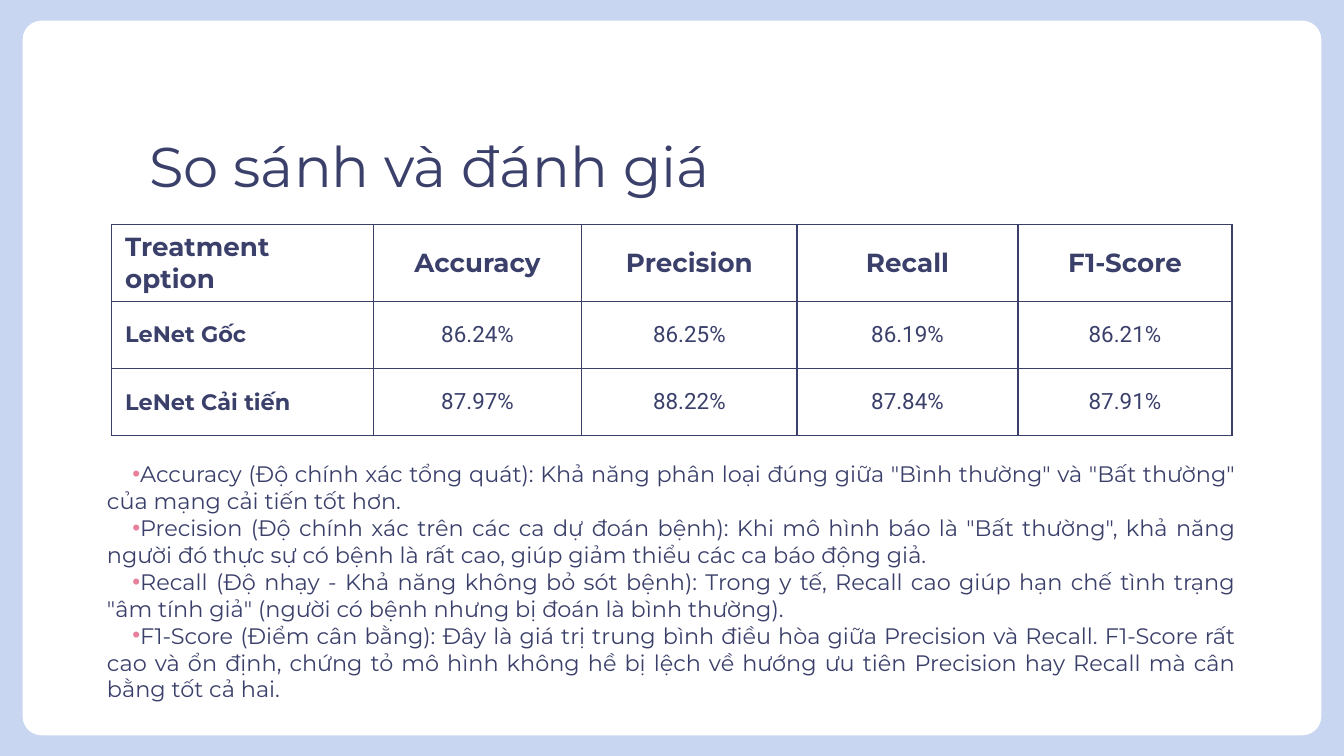
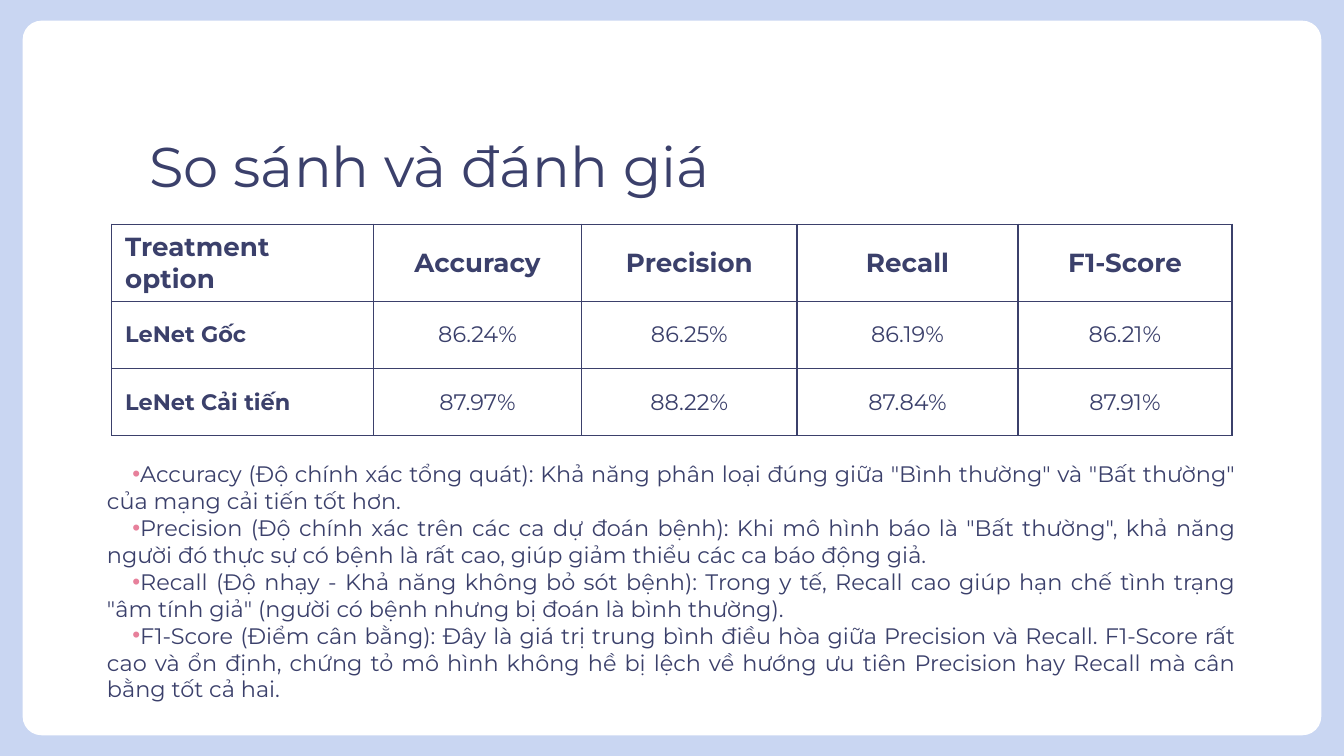
Before and after one commit to truongtonguyen/cn-da22ttb-truongnguyentonguyen-anhykhoabatthuong-lenetcaitien, a slide deck: slide 8 of thesis/abs/BaoCao_110122127.pptx. Drawn at 1344x756 pixels with LibreOffice and Linux fonts; fonts in the diff are those of the drawing. Boxes give left, top, right and bottom in pixels: in the first picture for what was removed or moved away, otherwise in the second. Text is boxed around its words. In the diff, an @@ line names an element or a change of style, - is before the commit and + after.

```diff
--- a/thesis/abs/BaoCao_110122127.pptx
+++ b/thesis/abs/BaoCao_110122127.pptx
@@ table at [112,224,1231,426] @@
@@ font Roboto to Montserrat in "86.24%", "86.25%", "86.19%", "86.21%" and 4 more places @@
```
Also in this commit, not shown: 7 other slides changed.
